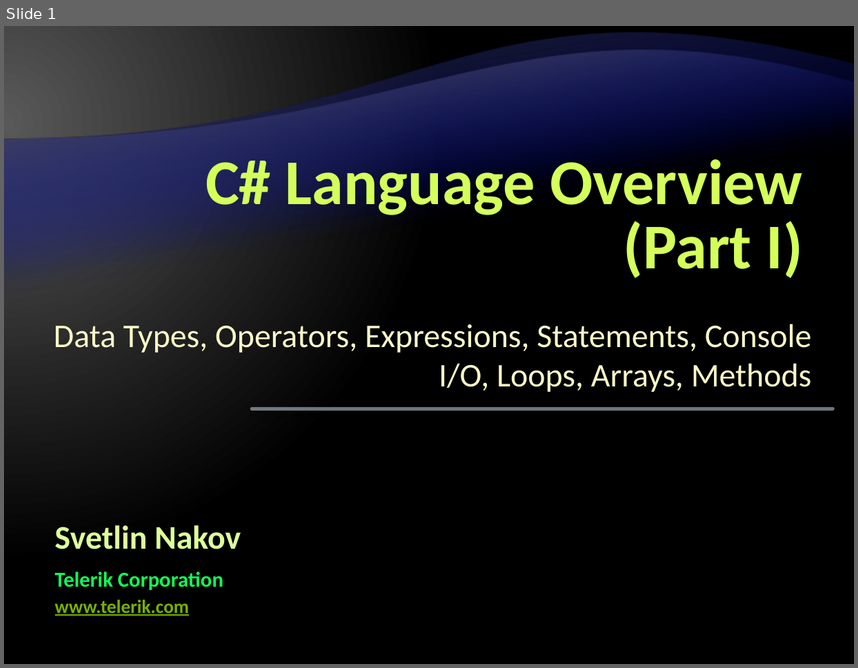
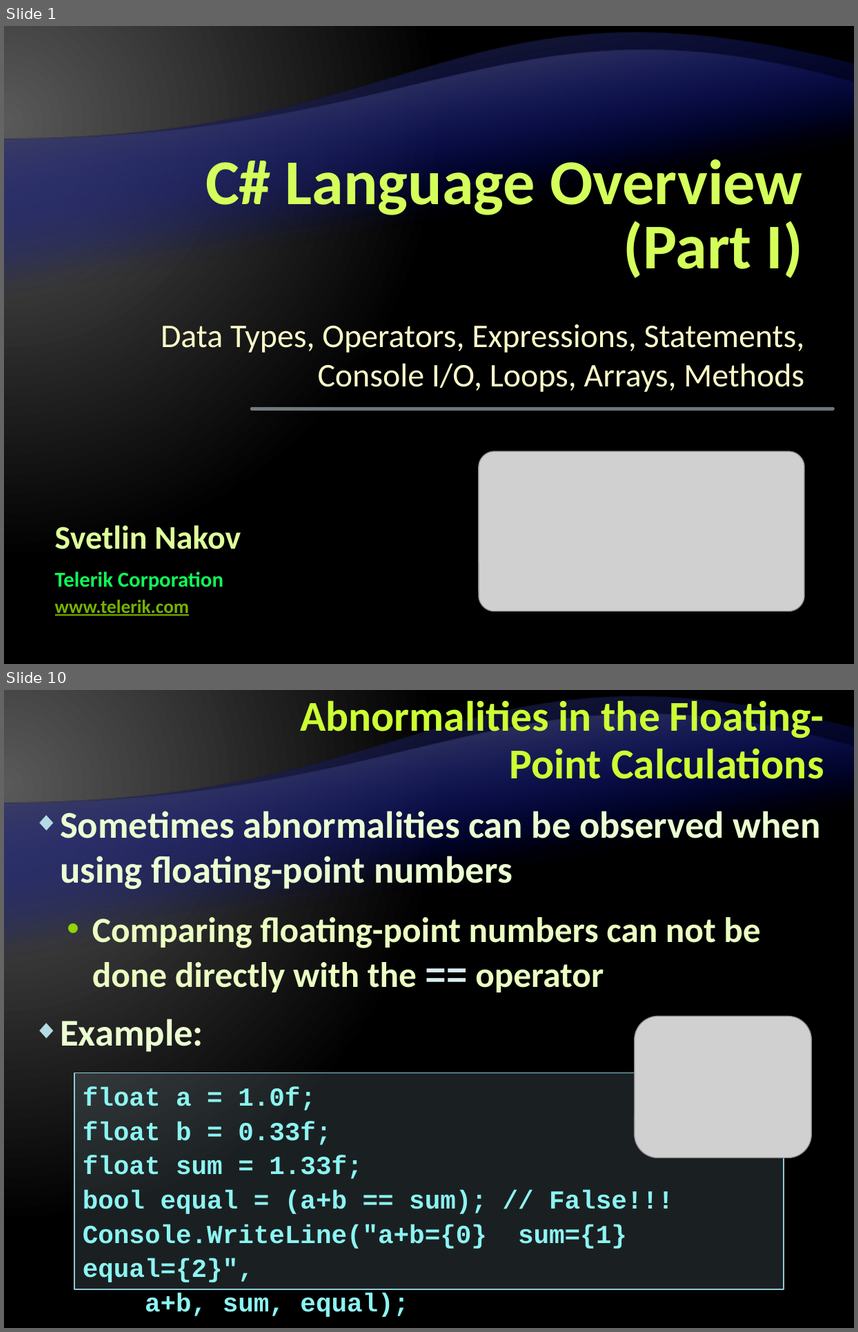
Before and after one commit to Graveheart/aspnetcourse, a slide deck: lectures/2. C# Language Overview - Part I.pptx. Shown one above the other, each under a label of ours: slide 1 before the commit, slides 1 and 10 after it; the slides between them are not shown. The pictures are 858x668 and 858x1332 pixels, drawn with LibreOffice and Linux fonts; fonts in the diff are those of the drawing; grey boxes stand for pictures; background and template pictures are left out. Boxes give left, top, right and bottom in pixels: in the first picture for what was removed or moved away, otherwise in the second. Text is boxed around its words. In the diff, an @@ line names an element or a change of style, - is before the commit and + after.

```diff
--- a/lectures/2. C# Language Overview - Part I.pptx
+++ b/lectures/2. C# Language Overview - Part I.pptx
@@ slide 10 added at [4,690,854,1328], background gradient #595959 to #000000; not listed: 2 template elements that a slide beside it also shows @@
@@ title added at [300,696,824,779], 36 pt, text #CCFF33, bold @@
+Abnormalities in the Floating-Point Calculations
@@ text added at [60,811,821,1052], 32 pt, text #EBFFD2, bold @@
+◆ Sometimes abnormalities can be observed when using floating-point numbers
+  • Comparing floating-point numbers can not be done directly with the == operator
+◆ Example:
@@ picture added at [635,1016,811,1158] @@
@@ rectangle added at [74,1072,784,1288], fill #B5DBE5 at 15% opacity, outline #90CAD7 1 pt, 22 pt, text #8CF4F2, bold @@
+float a = 1.0f;
+float b = 0.33f;
+float sum = 1.33f;
+bool equal = (a+b == sum); // False!!!
+Console.WriteLine("a+b={0} sum={1} equal={2}",
+a+b, sum, equal);
@@ slide 1 changed as well @@
@@ subtitle "Data Types, Operators, Expressions, Statements, ..." rewrapped from [54,323,812,392] to [161,324,805,392] @@
@@ picture added at [479,450,804,610] @@
```
Also in this commit, not shown: 1 other slide changed, 104 other slides added, 1 slide removed.
